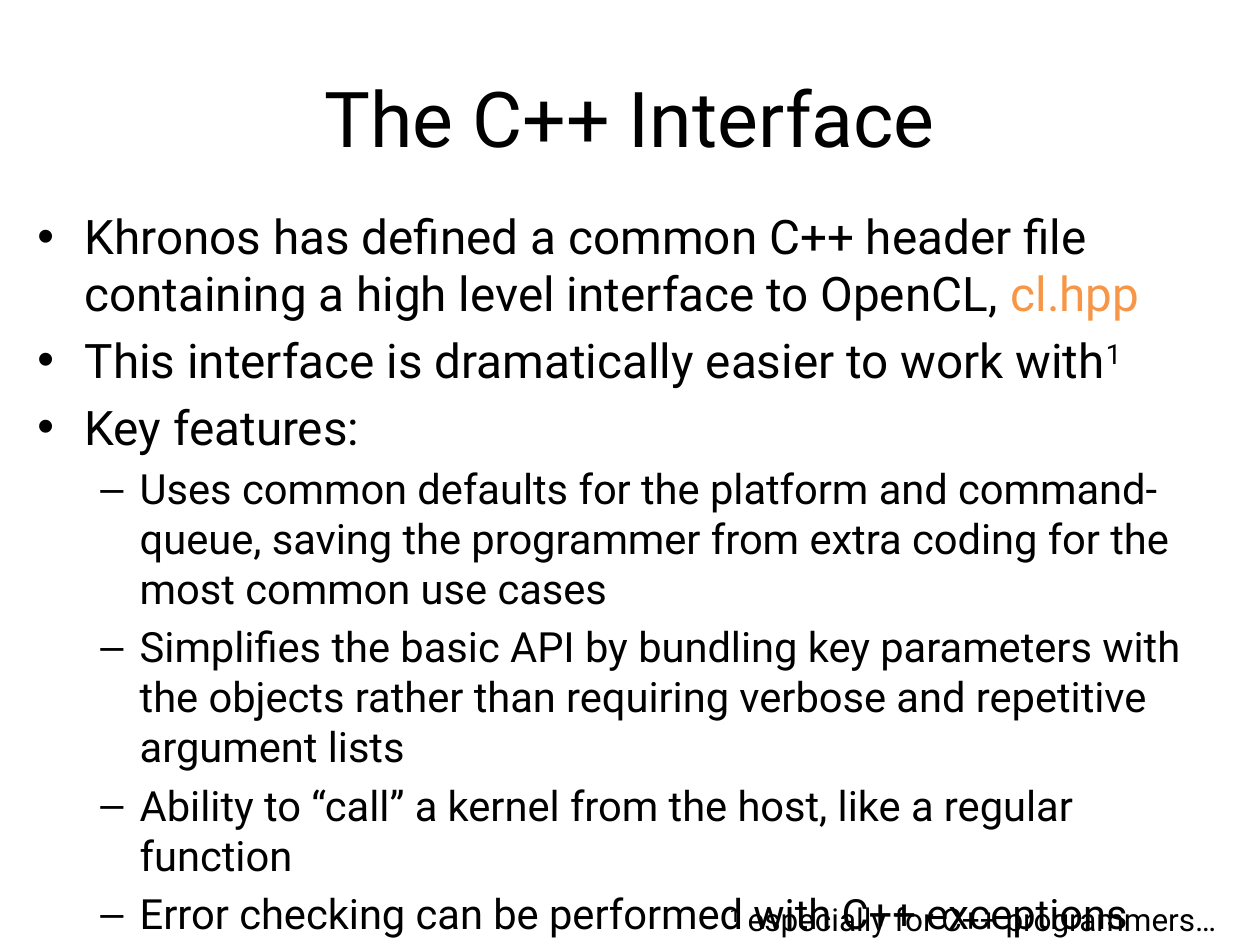
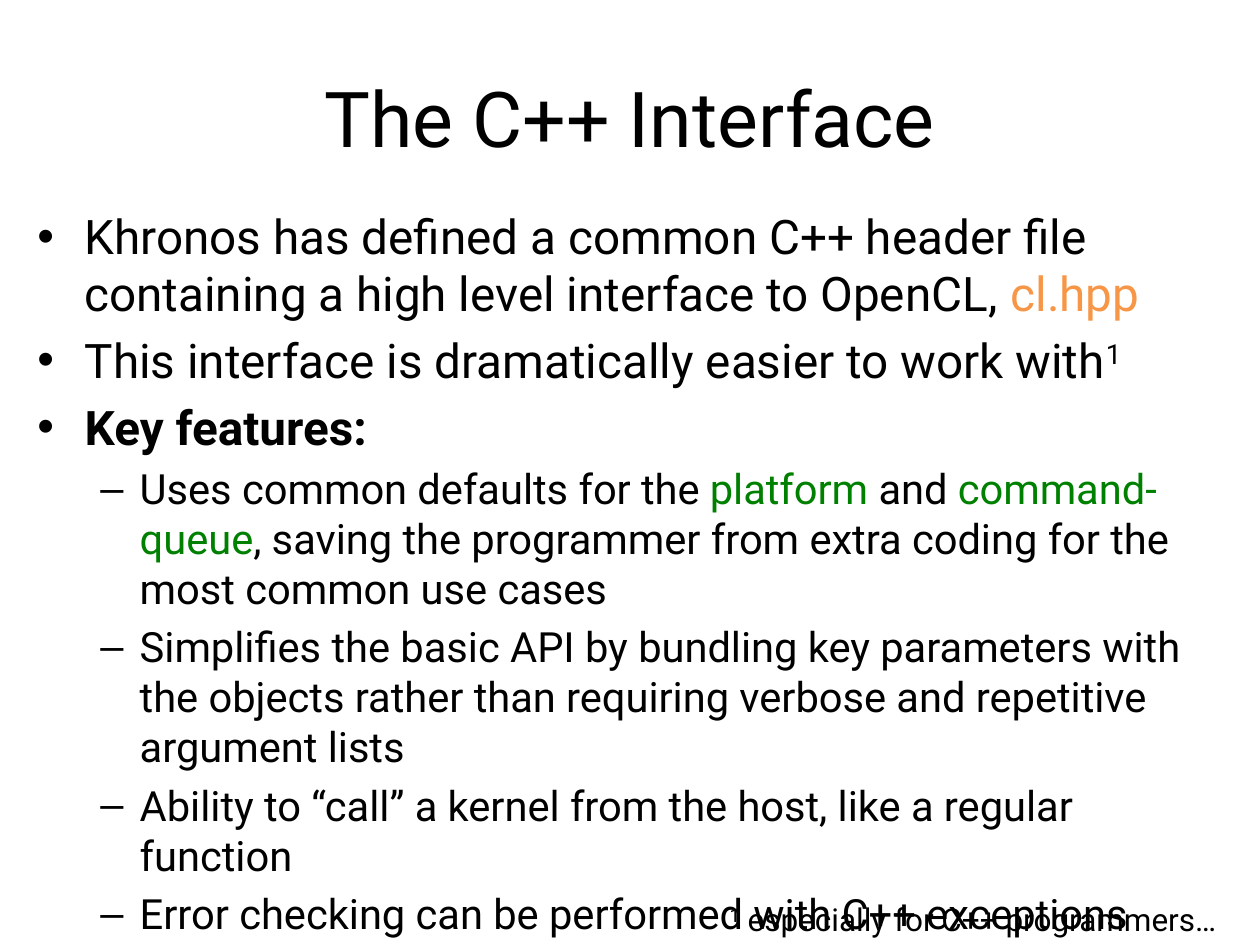
Before and after one commit to UoB-HPC/opencl-training-code, a slide deck: slide 20 of slides/advanced_intro.pptx. Drawn at 1260x945 pixels with LibreOffice and Linux fonts; fonts in the diff are those of the drawing. Boxes give left, top, right and bottom in pixels: in the first picture for what was removed or moved away, otherwise in the second. Text is boxed around its words. In the diff, an @@ line names an element or a change of style, - is before the commit and + after.

```diff
--- a/slides/advanced_intro.pptx
+++ b/slides/advanced_intro.pptx
@@ text at (x1=85, y1=408, x2=1169, y2=605): bold on in "Key features:"; text colour #000000 to #008000 in "platform command-queue," @@
```
Also in this commit, not shown: 3 other slides changed.
